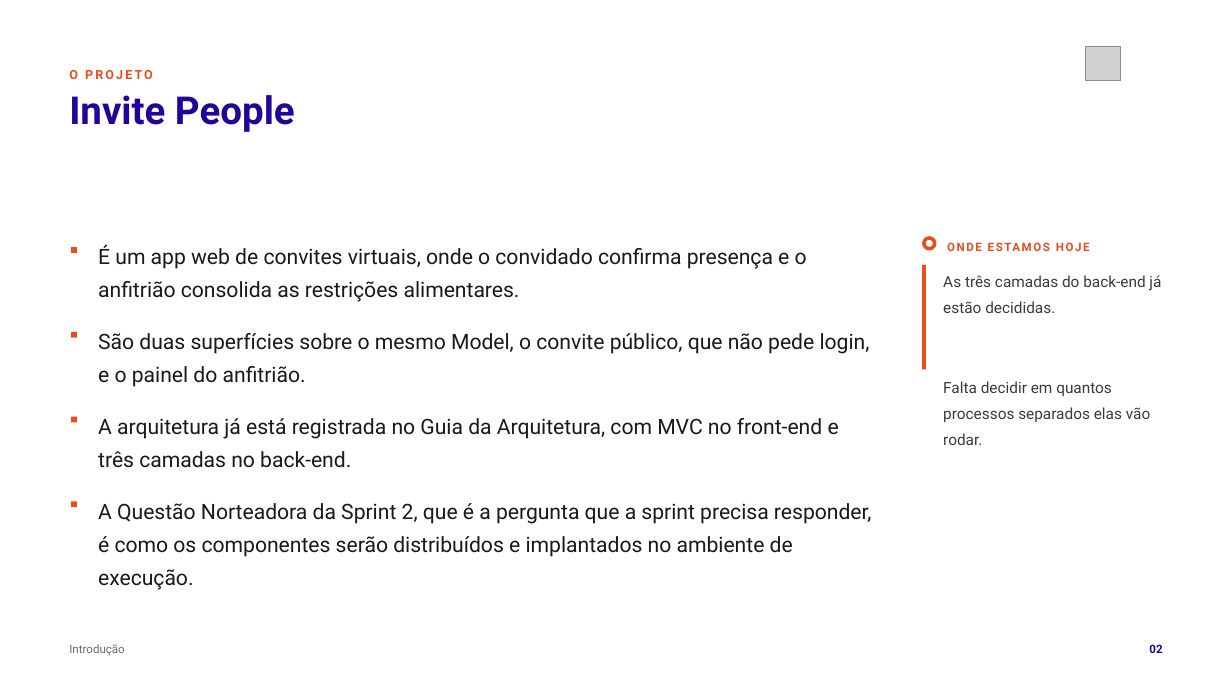
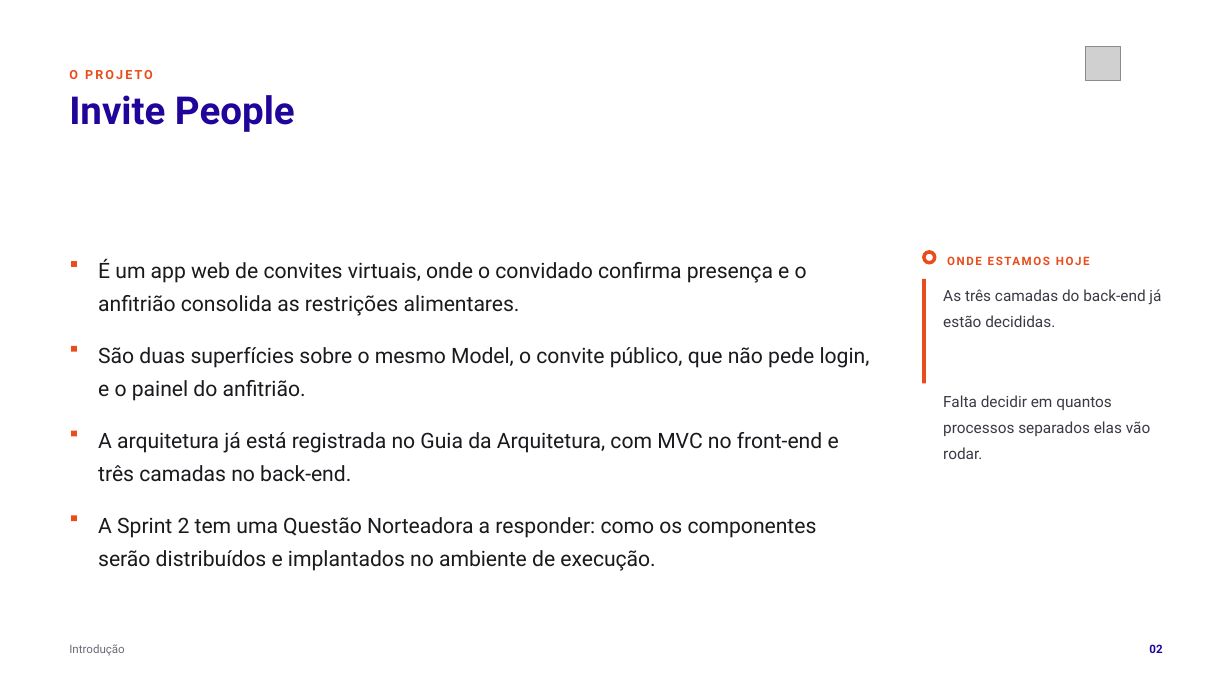
Before and after one commit to tcpassos/invite-app, a slide deck: slide 2 of trabalhos/T1-Docker-Invite-People.pptx. Drawn at 1232x693 pixels with LibreOffice and Linux fonts; fonts in the diff are those of the drawing; grey boxes stand for pictures. Boxes give left, top, right and bottom in pixels: in the first picture for what was removed or moved away, otherwise in the second. Text is boxed around its words. In the diff, an @@ line names an element or a change of style, - is before the commit and + after.

```diff
--- a/trabalhos/T1-Docker-Invite-People.pptx
+++ b/trabalhos/T1-Docker-Invite-People.pptx
@@ 5 texts, 5 rectangles, 1 donut: place and size @@
-5 texts, 5 rectangles, 1 donut at <box>71,237,1163,507</box>
+5 texts, 5 rectangles, 1 donut at <box>71,250,1163,521</box>
@@ text at <box>98,517,817,571</box>: text changed @@
-A Questão Norteadora da Sprint 2, que é a pergunta que a sprint precisa responder, é como os componentes serão distribuídos e implantados no ambiente de execução.
+A Sprint 2 tem uma Questão Norteadora a responder: como os componentes serão distribuídos e implantados no ambiente de execução.
```
Also in this commit, not shown: 5 other slides changed, 9 other files.
